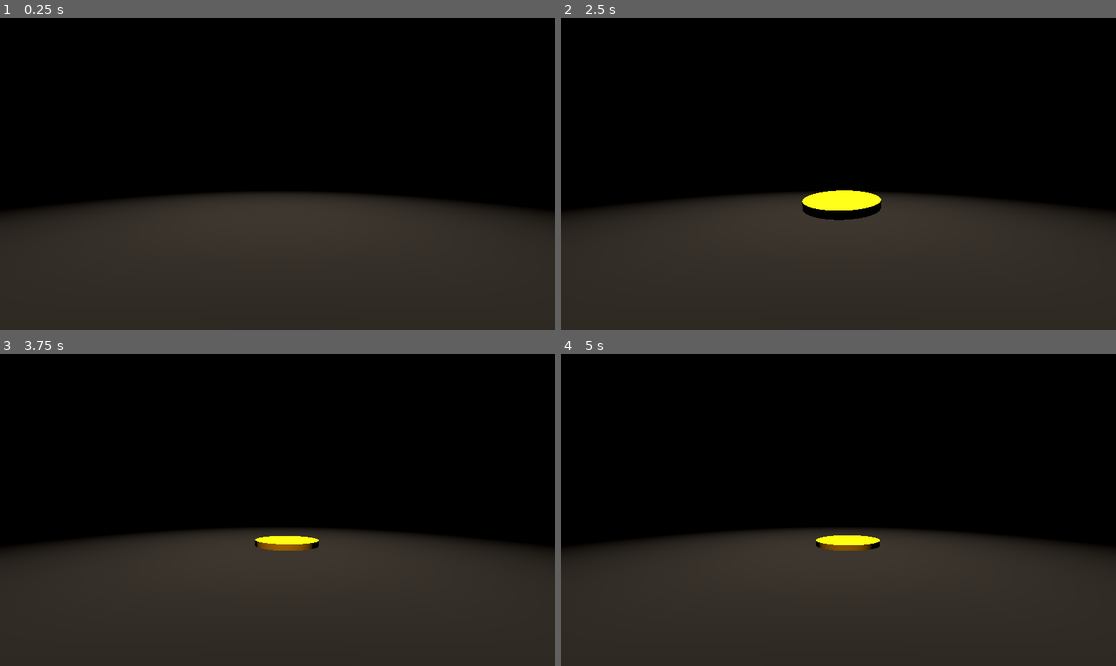
Above: before the commit, frames 1-4 (two rows, left to right).
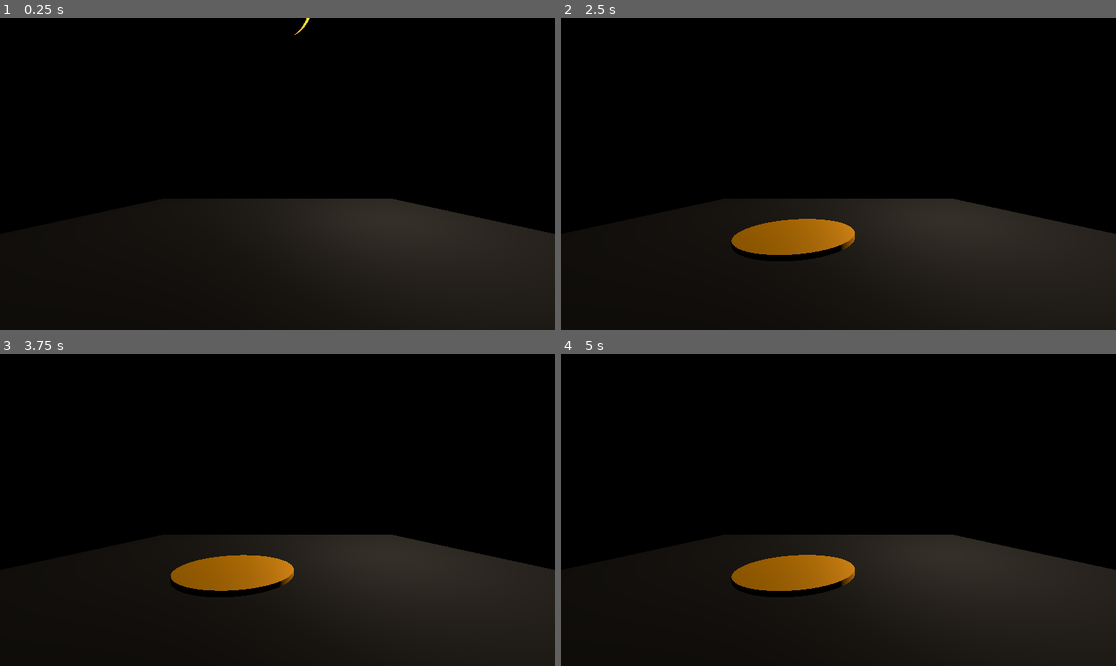
Above: after the commit, the same moments.

Repository: Zawaer/coin-thing
Game: Godot game, scene res://main.tscn
Two runs of this game, one before a commit and one after it. Both use one fixed random seed, a clock stepped at 60 frames per second and the inputs below.
Inputs:
- Up to frame 1 (0.25 s): no input
- Up to frame 2 (2.5 s): tap Enter at 0.5 s
- Up to frame 3 (3.75 s): no input
- Up to frame 4 (5 s): no input

The runs differ from the first frame. In frame 1, 23% of the frame differs, in the area x 0-100%, y 0-100%; in frame 2, 24%, in the area x 0-100%, y 55-100%; in frame 3, 23%; in frame 4, 23%.

Commit message:
Refine Coin mesh properties and adjust Camera and light settings for improved scene integration

Diff:
--- a/coin.tscn
+++ b/coin.tscn
@@ -1,6 +1,8 @@
 [gd_scene load_steps=4 format=3 uid="uid://bc248dop0l2sc"]
 
 [sub_resource type="CylinderMesh" id="CylinderMesh_6qpsl"]
+top_radius = 1.0
+bottom_radius = 1.0
 height = 0.1
 
 [sub_resource type="StandardMaterial3D" id="StandardMaterial3D_6qpsl"]
@@ -10,6 +12,7 @@
 
 [sub_resource type="CylinderShape3D" id="CylinderShape3D_6qpsl"]
 height = 0.1
+radius = 1.0
 
 [node name="Coin" type="RigidBody3D"]
 
--- a/main.tscn
+++ b/main.tscn
@@ -16,7 +16,7 @@
 [node name="Main" type="Node3D"]
 
 [node name="Camera3D" type="Camera3D" parent="."]
-transform = Transform3D(1, 0, 0, 0, 1, 0, 0, 0, 1, 0, 0.6482049, 2.414168)
+transform = Transform3D(1, 0, 0, 0, 1, 0, 0, 0, 1, 0, 1.1813198, 3.8107533)
 current = true
 
 [node name="WorldEnvironment" type="WorldEnvironment" parent="."]
@@ -34,10 +34,10 @@
 shape = SubResource("BoxShape3D_7dm0k")
 
 [node name="OmniLight3D" type="OmniLight3D" parent="."]
-transform = Transform3D(1, 0, 0, 0, 1, 0, 0, 0, 1, 0, 3.9390452, 0)
+transform = Transform3D(1, 0, 0, 0, 1, 0, 0, 0, 1, 4.58529, 3.850401, -4.286948)
 light_color = Color(0.9999997, 0.90996134, 0.80835176, 1)
-light_energy = 16.0
-omni_range = 6.0
+light_energy = 5.936
+omni_range = 18.591
 
 [node name="Coin" parent="." instance=ExtResource("1_ig7tw")]
-transform = Transform3D(-0.81902134, 0.15145984, -0.55341107, 0.39710188, -0.546564, -0.73727727, -0.41414246, -0.82360655, 0.3875026, 0, 27.61137, 0)
+transform = Transform3D(0.098741874, -0.77322555, 0.6263963, 0.39710185, -0.546564, -0.73727727, 0.9124473, 0.32154334, 0.25308055, 0, 5.202408, 0)
